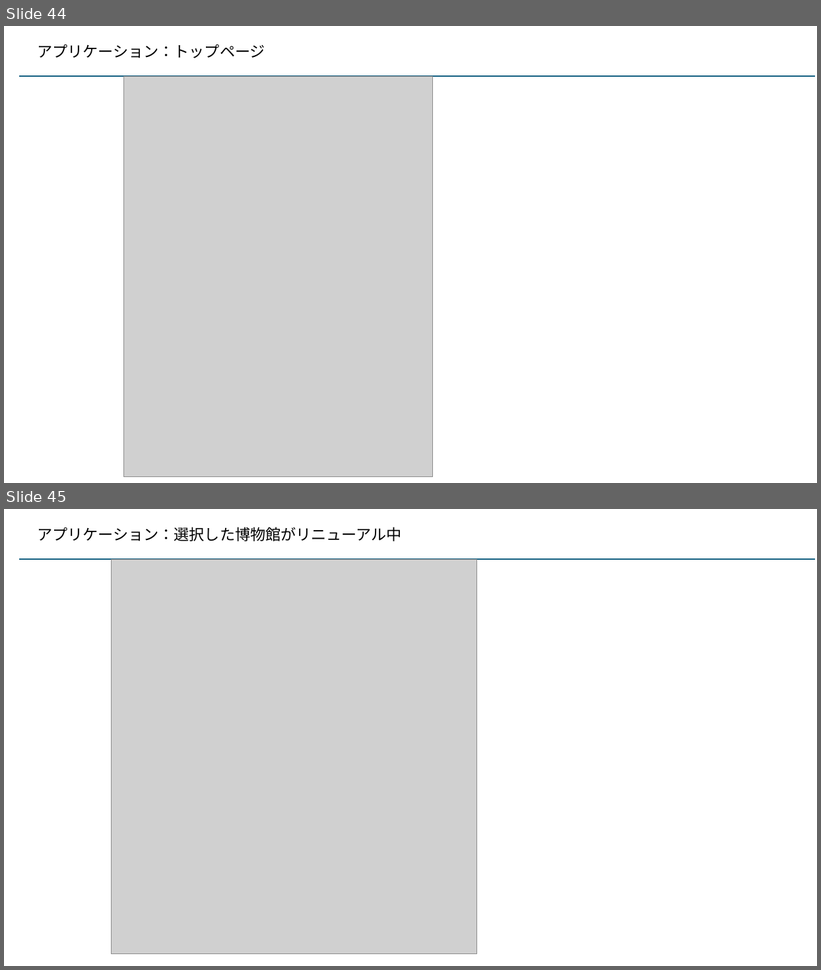
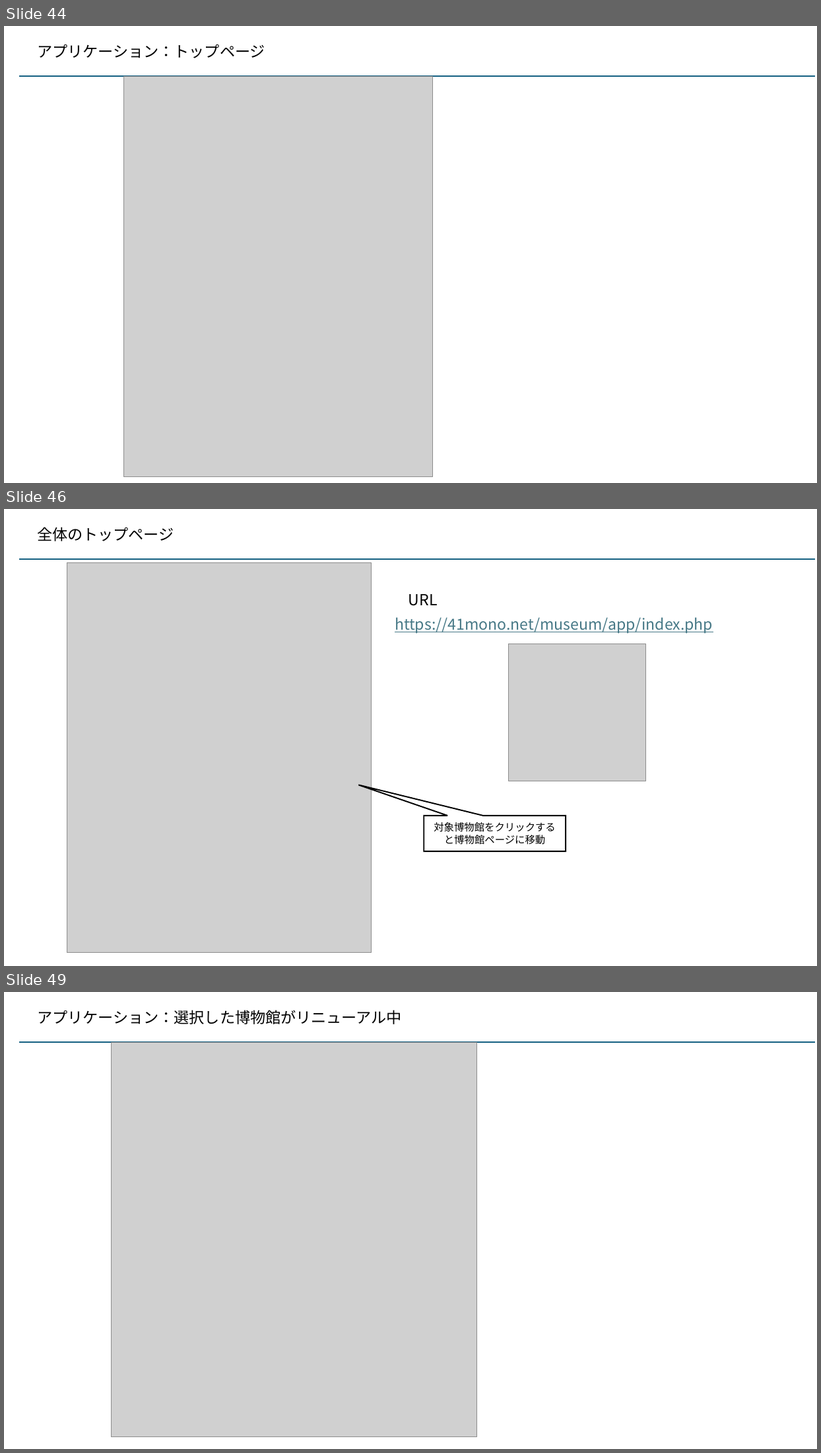
Before and after one commit to kaze-lab/museum_app_proj, a slide deck: 展示物アプリ仕様.pptx. Shown one above the other, each under a label of ours: slides 44 and 45 before the commit, slides 44, 46 and 49 after it; the slides between them are not shown. The pictures are 821x970 and 821x1453 pixels, drawn with LibreOffice and Linux fonts; fonts in the diff are those of the drawing; grey boxes stand for pictures. Boxes give left, top, right and bottom in pixels: in the first picture for what was removed or moved away, otherwise in the second. Text is boxed around its words. In the diff, an @@ line names an element or a change of style, - is before the commit and + after.

```diff
--- a/展示物アプリ仕様.pptx
+++ b/展示物アプリ仕様.pptx
@@ slide 46 added at box(4, 509, 817, 966), background #FFFFFF @@
@@ text added at box(37, 527, 174, 541), 18 pt, text #000000 @@
+全体のトップページ
@@ line added from (19, 560) to (815, 560), #156082 1.5 pt @@
@@ picture added at box(67, 562, 371, 954) @@
@@ text added at box(409, 594, 438, 606), 18 pt, text #000000 @@
+URL
@@ text added at box(395, 617, 713, 634), 18 pt, text #467886, underline @@
+https://41mono.net/museum/app/index.php
@@ picture added at box(508, 644, 646, 781) @@
@@ speech box added at box(424, 816, 566, 852), outline #000000 1.5 pt, 12 pt, text #000000 @@
+対象博物館をクリックすると博物館ページに移動
@@ what was slide 45 is now slide 49 @@
```
Also in this commit, not shown: 3 other slides added, 3 other files.
